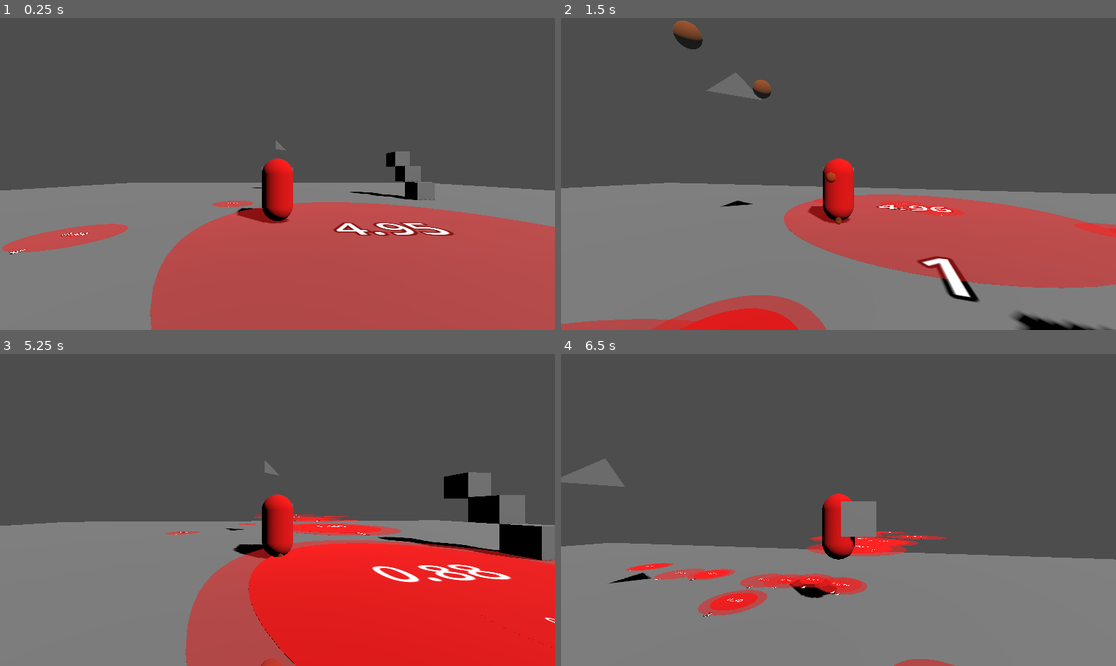
Above: before the commit, frames 1-4 (two rows, left to right).
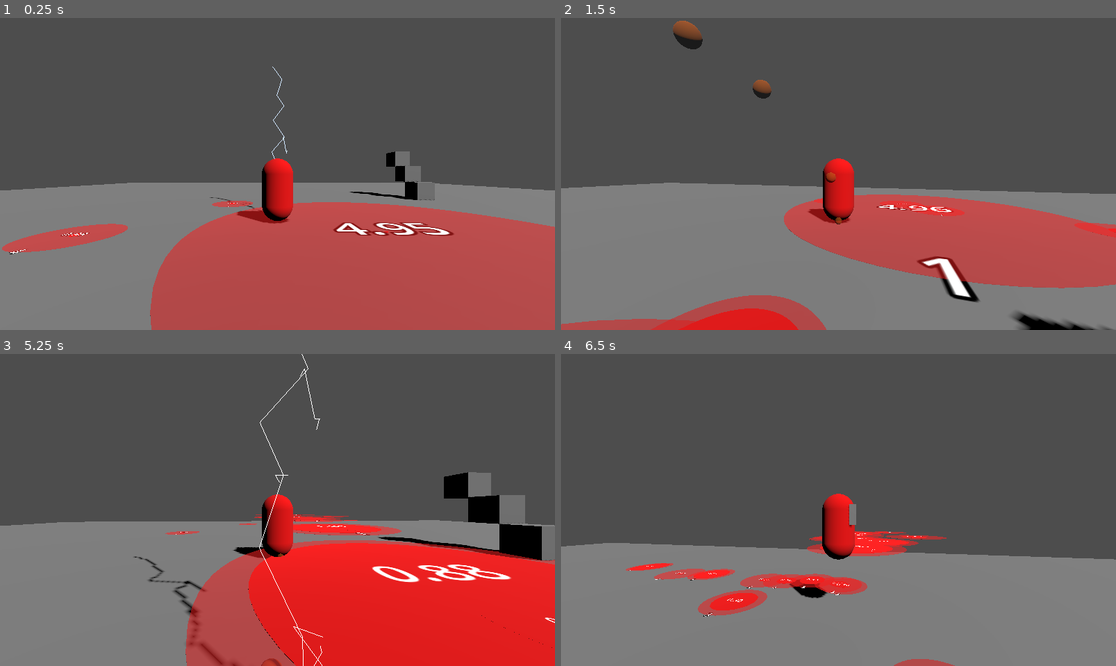
Above: after the commit, the same moments.

Repository: ZweiEuro/high_perf_cg
Game: Godot game, scene res://main_scene.tscn
The game is run twice, just before and just after one commit, with the same random seed, the same clock (stepped at 60 frames per second) and the same inputs.
Inputs (mouse positions are in pixels of both pictures, inside the frame that each line leads up to):
- Up to frame 1 (0.25 s): no input
- Up to frame 2 (1.5 s): tap Enter at 0.5 s; move the mouse to (866, 174) at 0.52 s; hold W (Player Forward) from 0.53 s (still down); tap Shift (Dash) at 0.6, 1.35 s; tap Space (Player jump) at 0.77 s; move the mouse to (810, 174) at 1.27 s
- Up to frame 3 (5.25 s): keep holding W (Player Forward); tap Space (Player jump) at 1.52, 3.02, 3.77, 4.52 s; move the mouse to (288, 503) at 2.02 s; tap Shift (Dash) every 0.75 s from 2.1 to 5.1 s; move the mouse to (271, 516) at 2.77 s; move the mouse to (316, 513) at 3.52 s; move the mouse to (233, 506) at 4.27 s; tap R (Reset) at 5 s; move the mouse to (283, 510) at 5.02 s
- Up to frame 4 (6.5 s): move the mouse to (816, 503) at 5.77 s; release W (Player Forward) at 5.78 s; hold D (Player right) from 5.78 s (still down); tap Shift (Dash) at 5.85 s; tap Space (Player jump) at 6.02 s

The runs differ from the first frame. In frame 1, 0.1% of the frame differs, in the area x 37-53%, y 15-63%; in frame 2, 0.5%; in frame 3, 0.7%; in frame 4, 1.4%, in the area x 0-57%, y 33-78%.

Commit message:
added alternative lightning, player is now more among us

Diff:
--- /dev/null
+++ b/alt_lightning/alt-lightning.gdshader
@@ -0,0 +1,19 @@
+shader_type spatial;
+
+uniform vec3 color_blue : source_color = vec3(0.2, 0.3, 1.0);
+uniform vec3 color_white : source_color = vec3(1.0, 1.0, 1.0);
+uniform float flicker_speed = 10.0;
+uniform float blue_bias = 4.0; //higher = more blue vs white
+
+void fragment() {
+	float flicker = (sin(TIME * flicker_speed) + 1.0) / 2.0; // [0-1]
+    flicker = pow(flicker, blue_bias);
+
+    vec3 color = mix(color_blue, color_white, flicker);
+
+    // never have 0 brigthness -> otherwise random black flash
+    float brightness = clamp(flicker, 0.2, 1.0);
+
+    ALBEDO = color * brightness;
+   	EMISSION = color * brightness * 3.0; //glows
+}
--- /dev/null
+++ b/alt_lightning/alt_lightning.tres
@@ -0,0 +1,3 @@
+[gd_resource type="ImmediateMesh" format=3 uid="uid://bmf6x5wdcw5a0"]
+
+[resource]
--- /dev/null
+++ b/alt_lightning/alt_lightning.tscn
@@ -0,0 +1,25 @@
+[gd_scene load_steps=5 format=3 uid="uid://bvuo37cr1wwmp"]
+
+[ext_resource type="Script" path="res://alt_lightning/multi_mesh_instance_3d.gd" id="1_7cfiw"]
+[ext_resource type="Shader" path="res://alt_lightning/alt-lightning.gdshader" id="1_8xj2g"]
+
+[sub_resource type="ShaderMaterial" id="ShaderMaterial_3rylv"]
+render_priority = 0
+shader = ExtResource("1_8xj2g")
+shader_parameter/color_blue = Color(0.2, 0.3, 1, 1)
+shader_parameter/color_white = Color(1, 1, 1, 1)
+shader_parameter/flicker_speed = 5.0
+shader_parameter/blue_bias = 2.0
+
+[sub_resource type="PlaneMesh" id="PlaneMesh_2yair"]
+material = SubResource("ShaderMaterial_3rylv")
+
+[node name="alt-lightning" type="MeshInstance3D"]
+mesh = SubResource("PlaneMesh_2yair")
+script = ExtResource("1_7cfiw")
+start_point = Vector3(0, 5, 0)
+end_point = Vector3(0, -1, 1)
+n_segments = 10
+jaggedness = 0.3
+branch_chance = 0.5
+max_branch_depth = 3
--- /dev/null
+++ b/alt_lightning/multi_mesh_instance_3d.gd
@@ -0,0 +1,78 @@
+extends MeshInstance3D
+
+@export var start_point : Vector3
+@export var end_point : Vector3
+@export var n_segments: int
+@export var jaggedness: float
+@export var branch_chance: float
+@export var max_branch_depth: int
+
+
+func _generate_lightning() -> Array:
+	var main_bolt = Array()
+	var branches = []
+
+	var direction = (end_point - start_point).normalized()
+	var segment_length = (end_point - start_point).length() / n_segments
+
+	for i in range(n_segments + 1):
+		var point = start_point + direction * segment_length * i
+
+		# random displacement
+		point += Vector3((randf()*2-1) * jaggedness, 0,(randf()*2-1) * jaggedness)
+		main_bolt.append(point)
+
+		# branch check
+		if i > 1 and randf() < branch_chance:
+			var branch_count = randi() % 2 + 1  # 1-2 branches per point
+			for j in range(branch_count):
+				# Limit branch angles to stay near vertical -> don't know how, too tired to question
+				var branch_dir = direction.rotated(Vector3.UP, randf() * 0.5 - 0.25).rotated(Vector3.RIGHT, randf() * 0.2 - 0.1)
+				var branch_length = segment_length * randf() * 1.5
+				branches.append(_generate_branch(point, branch_dir, branch_length, jaggedness * 0.5, 2, max_branch_depth - 1))
+
+	return [main_bolt, branches]
+
+func _generate_branch(base_point: Vector3, direction: Vector3, length: float, jaggedness: float, segments: int, depth: int) -> Array:
+	var branch_points = Array()
+	for i in range(segments + 1):
+		var point = base_point + direction * length * (i / segments)
+
+		point += Vector3((randf()*2-1) * jaggedness, 0,(randf()*2-1) * jaggedness)
+		branch_points.append(point)
+
+		# recursive branches
+		if depth > 0 and i > 1 and randf() < branch_chance:
+			var sub_branch_dir = direction.rotated(Vector3.UP, randf() * 0.4 - 0.2).rotated(Vector3.RIGHT, randf() * 0.2 - 0.1)
+			var sub_branch_length = length * randf() * 0.5
+			branch_points.append_array(_generate_branch(point, sub_branch_dir, sub_branch_length, jaggedness * 0.5, segments, depth - 1))
+
+	return branch_points
+
+func create_mesh():
+	var lightning_data = _generate_lightning()
+	var main_bolt = lightning_data[0]
+	var branches = lightning_data[1]
+
+	var mesh = ImmediateMesh.new()
+
+	mesh.surface_begin(Mesh.PRIMITIVE_LINE_STRIP)
+
+	for point in main_bolt:
+		mesh.surface_add_vertex(point)
+	mesh.surface_end()
+
+	# Draw branches
+	for branch in branches:
+		mesh.surface_begin(Mesh.PRIMITIVE_LINE_STRIP)
+		for point in branch:
+			mesh.surface_add_vertex(point)
+		mesh.surface_end()
+
+	self.mesh = mesh
+
+func _ready():
+	create_mesh()
+	var lightning_material = ShaderMaterial.new()
+	lightning_material.shader = load("res://alt_lightning/alt-lightning.gdshader")
+	$".".material_override = lightning_material
--- a/gameObjects/lightning/lightning/lightning.tscn
+++ b/gameObjects/lightning/lightning/lightning.tscn
@@ -54,20 +54,26 @@
 shader_parameter/color_value = Color(1, 1, 1, 1)
 shader_parameter/gravity = Vector3(0, 0, 0)
 
-[sub_resource type="ArrayMesh" id="ArrayMesh_v6i0j"]
-blend_shape_mode = 0
+[sub_resource type="ArrayMesh" id="ArrayMesh_xjwch"]
+_surfaces = [{
+"aabb": AABB(0, 0, 0, 1, 1, 1),
+"format": 34359738369,
+"primitive": 3,
+"uv_scale": Vector4(0, 0, 0, 0),
+"vertex_count": 3,
+"vertex_data": PackedByteArray(0, 0, 0, 0, 0, 0, 128, 63, 0, 0, 0, 0, 0, 0, 128, 63, 0, 0, 0, 0, 0, 0, 0, 0, 0, 0, 0, 0, 0, 0, 0, 0, 0, 0, 128, 63)
+}]
 
 [node name="Lightning" type="Node3D"]
 
 [node name="MeshInstance3D" type="MeshInstance3D" parent="."]
-transform = Transform3D(1, 0, 0, 0, 1, 0, 0, 0, 1, -0.00576115, 2.5, -0.00127721)
-visible = false
 mesh = SubResource("QuadMesh_ilfdx")
 
 [node name="GPUParticles3D" type="GPUParticles3D" parent="."]
 transform = Transform3D(1, 0, 0, 0, 1, 0, 0, 0, 1, -0.155016, 2.44707, 0.0603362)
+visible = false
 amount = 1
 lifetime = 0.9
 process_material = SubResource("ShaderMaterial_hjj20")
-draw_pass_1 = SubResource("ArrayMesh_v6i0j")
+draw_pass_1 = SubResource("ArrayMesh_xjwch")
 script = ExtResource("3_hqmv2")
--- a/gameObjects/player/Player.tscn
+++ b/gameObjects/player/Player.tscn
@@ -32,7 +32,7 @@
 script = ExtResource("2_w2um5")
 
 [node name="Box" parent="PlayerBody" instance=ExtResource("4_0gr36")]
-transform = Transform3D(1, 0, 0, 0, 1, 0, 0, 0, 1, 0, 1.20839, -0.56734)
+transform = Transform3D(1, 0, 0, 0, 0.6, 0, 0, 0, 0.2, 0, 1.341, -0.406081)
 collision_layer = 0
 collision_mask = 0
 
--- a/main_scene.tscn
+++ b/main_scene.tscn
@@ -1,10 +1,11 @@
-[gd_scene load_steps=8 format=3 uid="uid://fvbbvkl5ed7t"]
+[gd_scene load_steps=9 format=3 uid="uid://fvbbvkl5ed7t"]
 
 [ext_resource type="PackedScene" uid="uid://dutcdtdc0ygky" path="res://gameObjects/player/Player.tscn" id="1_65sxl"]
 [ext_resource type="PackedScene" uid="uid://w4utvnmipwxv" path="res://gameObjects/objects/Box.tscn" id="2_8jwoa"]
 [ext_resource type="PackedScene" uid="uid://dxs7cwpwtxhba" path="res://gameObjects/objects/Flat.tscn" id="3_xs5ph"]
 [ext_resource type="Script" path="res://gameObjects/lightning/indicator_spawner.gd" id="4_51kfs"]
 [ext_resource type="PackedScene" uid="uid://6txft10b4if1" path="res://gameObjects/lightning/lightning/lightning.tscn" id="5_atnxh"]
+[ext_resource type="PackedScene" uid="uid://bvuo37cr1wwmp" path="res://alt_lightning/alt_lightning.tscn" id="6_nwlrt"]
 
 [sub_resource type="BoxMesh" id="BoxMesh_lt0sx"]
 size = Vector3(10, 10, 10)
@@ -36,7 +37,8 @@
 script = ExtResource("4_51kfs")
 
 [node name="Lightning" parent="." instance=ExtResource("5_atnxh")]
-transform = Transform3D(1, 0, 0, 0, 1, 0, 0, 0, 1, 0, 1.29962, -12)
+transform = Transform3D(1, 0, 0, 0, 1, 0, 0, 0, 1, 0, 3.15554, 0)
+visible = false
 
 [node name="BigBox" type="StaticBody3D" parent="."]
 transform = Transform3D(1, 0, 0, 0, 1, 0, 0, 0, 1, -14.09, -3.42728, 13.943)
@@ -46,3 +48,6 @@
 
 [node name="CollisionShape3D" type="CollisionShape3D" parent="BigBox"]
 shape = SubResource("BoxShape3D_v5crj")
+
+[node name="alt-lightning" parent="." instance=ExtResource("6_nwlrt")]
+transform = Transform3D(1, 0, 0, 0, 1, 0, 0, 0, 1, 0, 1, -2)
Not shown, changed: README.md
